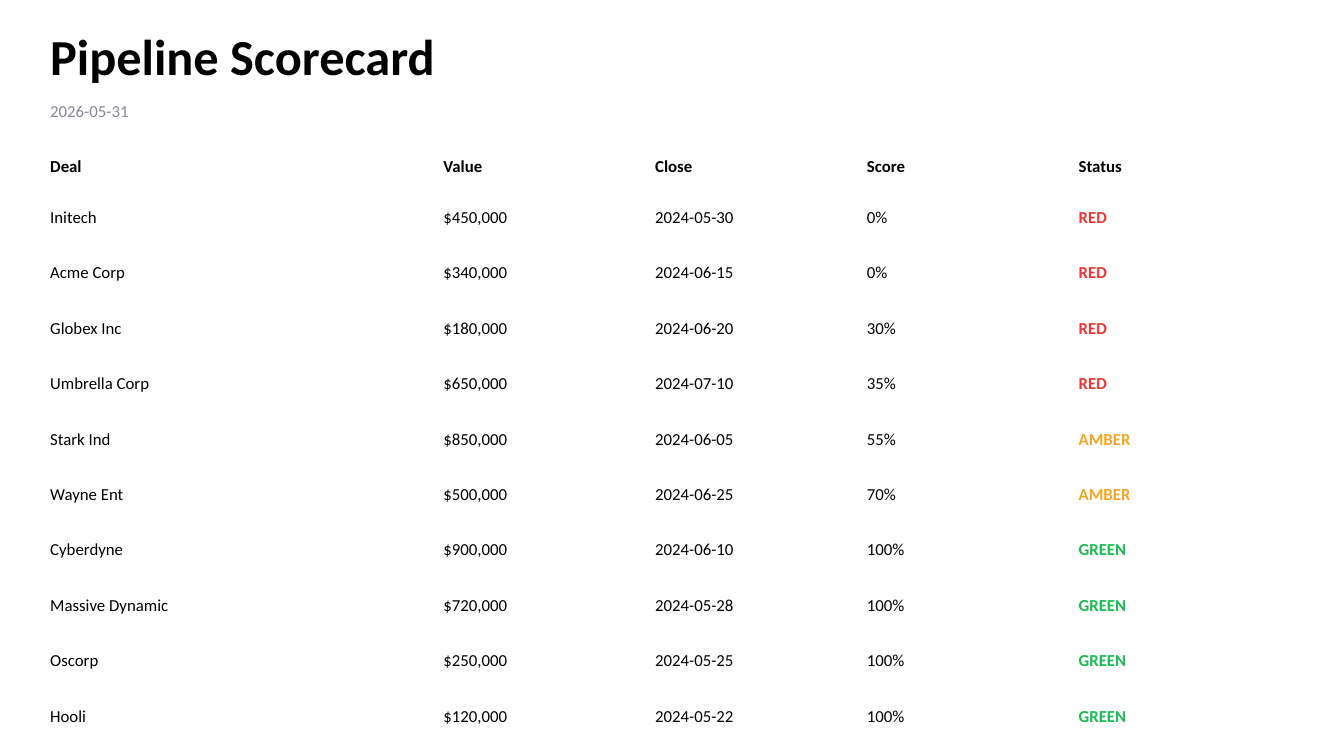
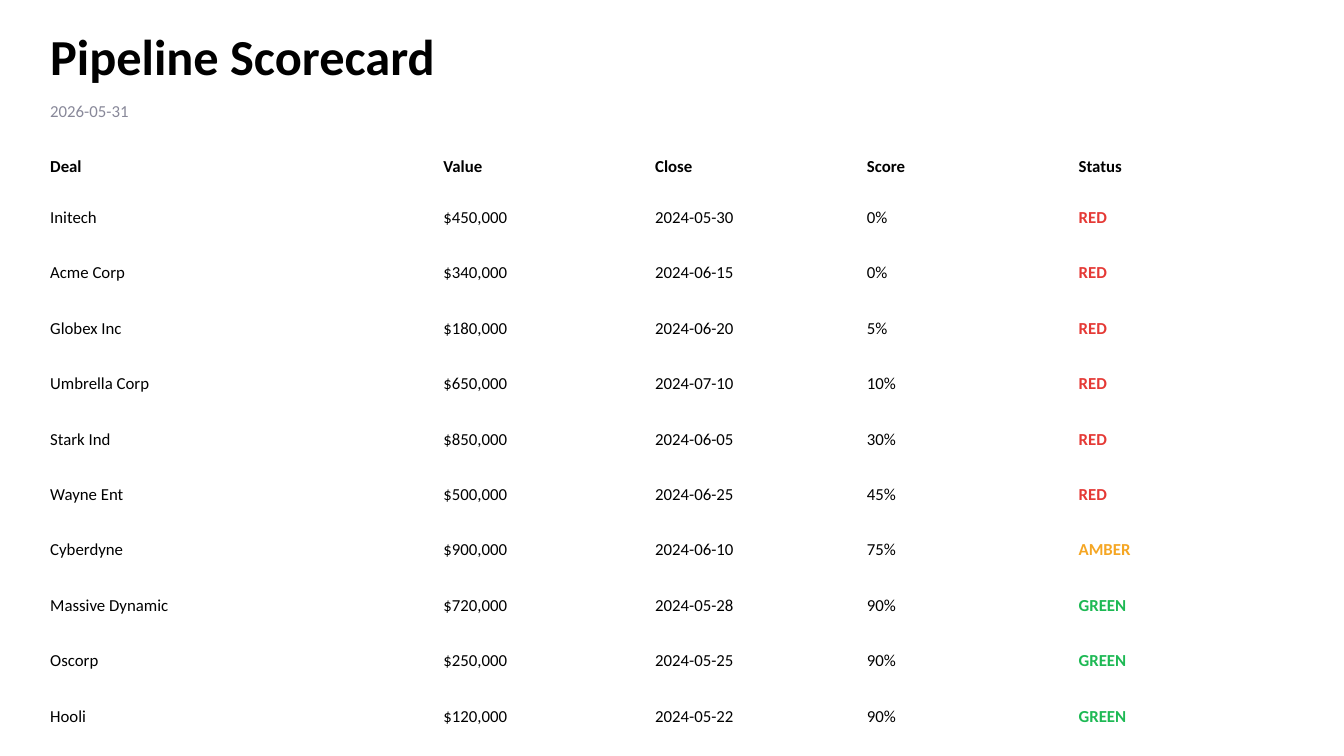
Before and after one commit to vineeta07/Piratesofcoralbean, a slide deck: slide 1 of backend/outputs/pipeline_deck.pptx. Drawn at 1344x756 pixels with LibreOffice and Linux fonts; fonts in the diff are those of the drawing. Boxes give left, top, right and bottom in pixels: in the first picture for what was removed or moved away, otherwise in the second. Text is boxed around its words. In the diff, an @@ line names an element or a change of style, - is before the commit and + after.

```diff
--- a/backend/outputs/pipeline_deck.pptx
+++ b/backend/outputs/pipeline_deck.pptx
@@ text added at [867, 322, 887, 334], 12 pt, text #000000 @@
+5%
@@ text at [867, 377, 896, 389]: text changed @@
-35%
+10%
@@ text "30%": place and size @@
-text "30%" at [867, 322, 896, 334]
+text "30%" at [867, 433, 896, 445]
@@ text removed at [867, 433, 896, 445] @@
-55%
@@ text at [1079, 434, 1107, 445]: text changed; text colour #F5A623 to #E53935 @@
-AMBER
+RED
@@ text at [867, 488, 896, 500]: text changed @@
-70%
+45%
@@ text added at [1079, 489, 1107, 500], 12 pt, text #E53935, bold @@
+RED
@@ text "AMBER": place and size @@
-text "AMBER" at [1079, 489, 1131, 500]
+text "AMBER" at [1079, 544, 1131, 555]
@@ text at [867, 543, 896, 555]: text changed @@
-100%
+75%
@@ text removed at [1079, 544, 1127, 555] @@
-GREEN
@@ text at [867, 599, 896, 611]: text changed @@
-100%
+90%
@@ text at [867, 654, 896, 666]: text changed @@
-100%
+90%
@@ text at [867, 710, 896, 722]: text changed @@
-100%
+90%
```
Also in this commit, not shown: 10 other slides changed, 9 other files.
